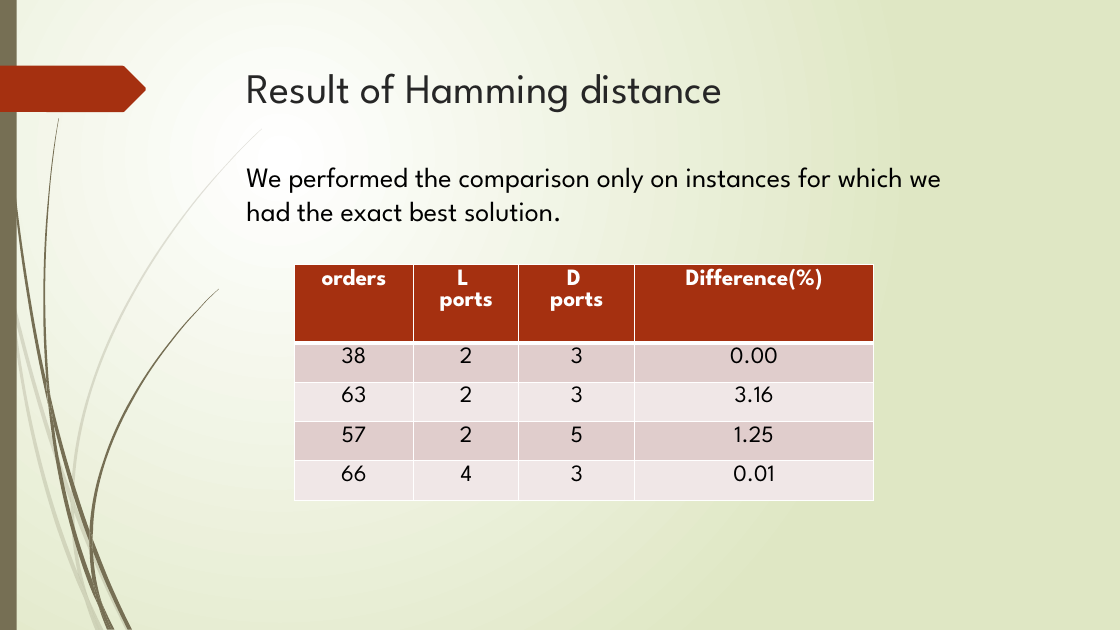
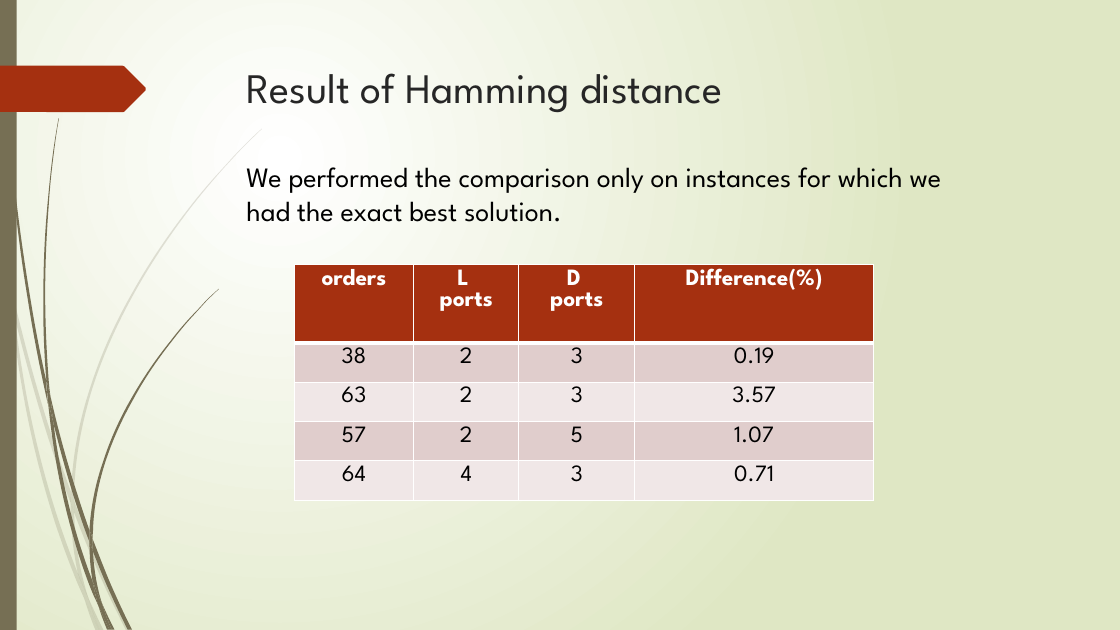
Before and after one commit to r-kurosu/kline_new, a slide deck: slide 53 of 竹田_修論発表.pptx. Drawn at 1120x630 pixels with LibreOffice and Linux fonts; fonts in the diff are those of the drawing. Boxes give left, top, right and bottom in pixels: in the first picture for what was removed or moved away, otherwise in the second. Text is boxed around its words. In the diff, an @@ line names an element or a change of style, - is before the commit and + after.

Commit message:
スライドも修正

```diff
--- a/竹田_修論発表.pptx
+++ b/竹田_修論発表.pptx
@@ table at [294, 265, 874, 501] @@
-row 2, column 4: 0.00
+row 2, column 4: 0.19
-row 3, column 4: 3.16
+row 3, column 4: 3.57
-row 4, column 4: 1.25
+row 4, column 4: 1.07
-row 5, column 1: 66
+row 5, column 1: 64
-row 5, column 4: 0.01
+row 5, column 4: 0.71
```
